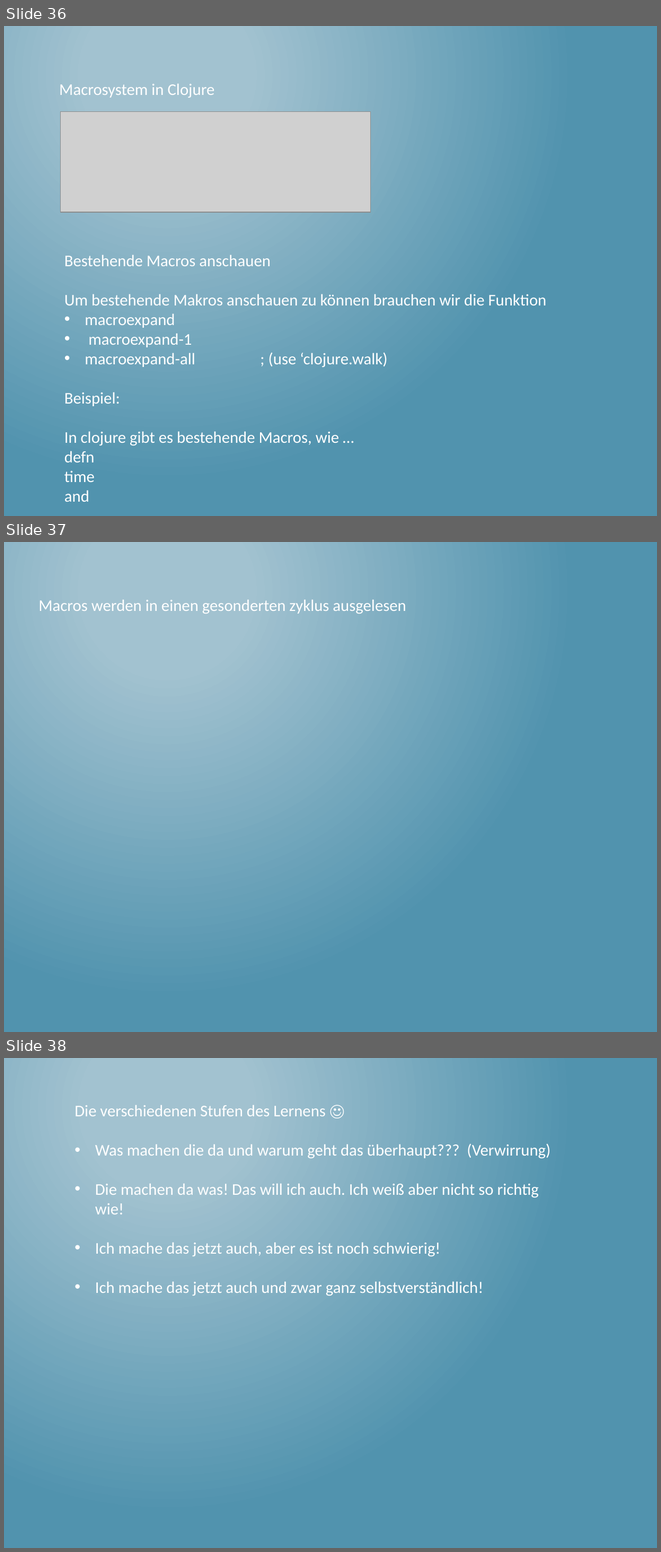
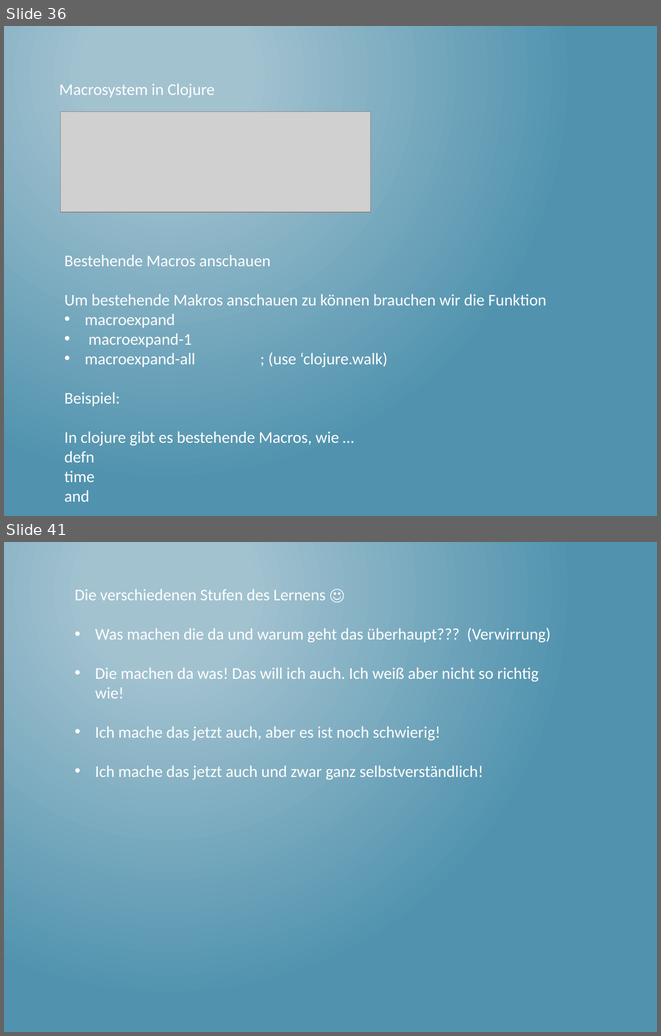
Before and after one commit to thomasschulte/ClojureUsergroupDemo, a slide deck: Clojure Vortrag .NET User Group.pptx. Shown one above the other, each under a label of ours: slides 36, 37 and 38 before the commit, slides 36 and 41 after it; the slides between them are not shown. The pictures are 661x1552 and 661x1036 pixels, drawn with LibreOffice and Linux fonts; fonts in the diff are those of the drawing; grey boxes stand for pictures. Boxes give left, top, right and bottom in pixels: in the first picture for what was removed or moved away, otherwise in the second. Text is boxed around its words. In the diff, an @@ line names an element or a change of style, - is before the commit and + after.

```diff
--- a/Clojure Vortrag .NET User Group.pptx
+++ b/Clojure Vortrag .NET User Group.pptx
@@ slide 37 removed at [4,542,657,1032], background gradient #A3C3D1 to #5194AF @@
@@ text removed at [38,599,406,614] @@
-Macros werden in einen gesonderten zyklus ausgelesen
@@ what was slide 38 is now slide 41 @@
```
Also in this commit, not shown: 4 slides added, 1 other slide removed, 1 other file.
